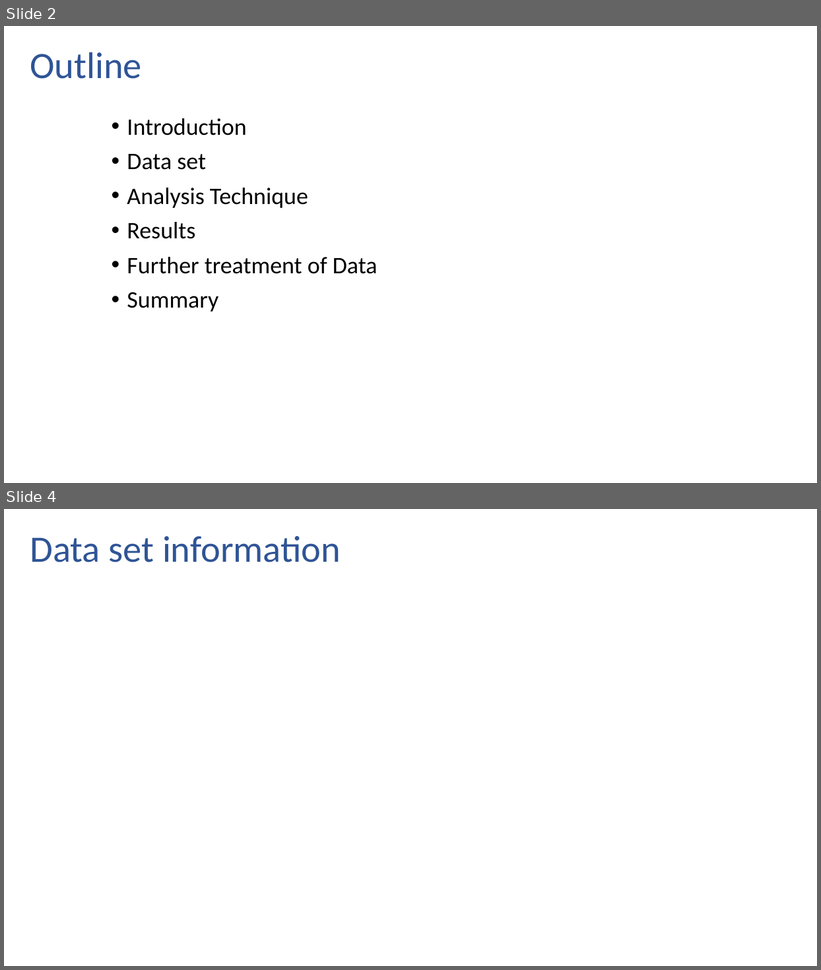
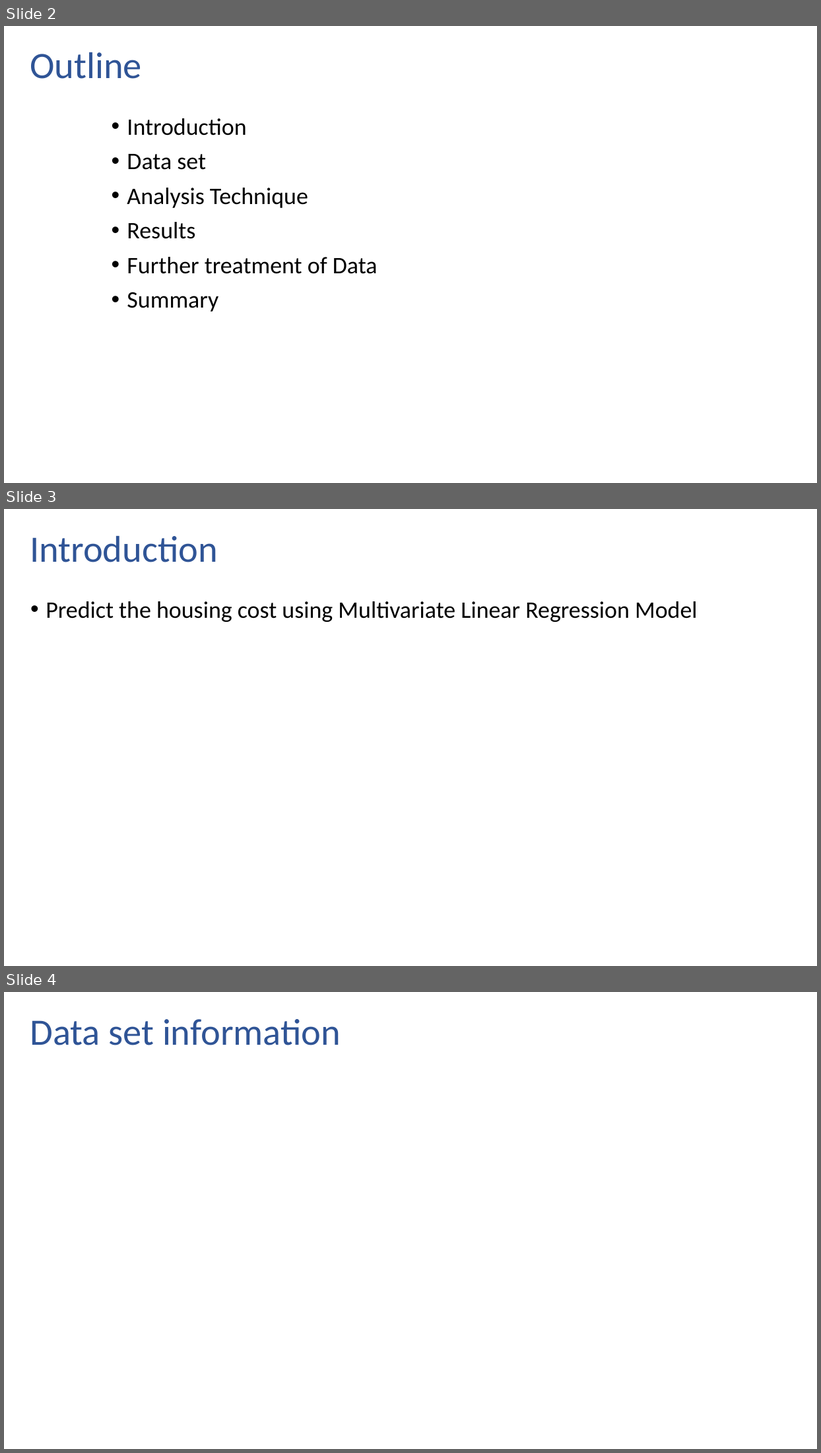
Before and after one commit to gajjugrg/asds_final, a slide deck: Group4_5303.pptx. Shown one above the other, each under a label of ours: slides 2 and 4 before the commit, slides 2, 3 and 4 after it; the slides between them are not shown. The pictures are 821x970 and 821x1453 pixels, drawn with LibreOffice and Linux fonts; fonts in the diff are those of the drawing; background and template pictures are left out. Boxes give left, top, right and bottom in pixels: in the first picture for what was removed or moved away, otherwise in the second. Text is boxed around its words. In the diff, an @@ line names an element or a change of style, - is before the commit and + after.

Commit message:
updated the intro slides

```diff
--- a/Group4_5303.pptx
+++ b/Group4_5303.pptx
@@ slide 3 added at box(4, 509, 817, 966), background #FFFFFF @@
@@ title added at box(30, 535, 218, 562), 33 pt, text #2F5496 @@
+Introduction
@@ text added at box(46, 601, 698, 622), 21 pt, text #000000 @@
+• Predict the housing cost using Multivariate Linear Regression Model
```
Also in this commit, not shown: 2 slides changed, 1 slide removed.
